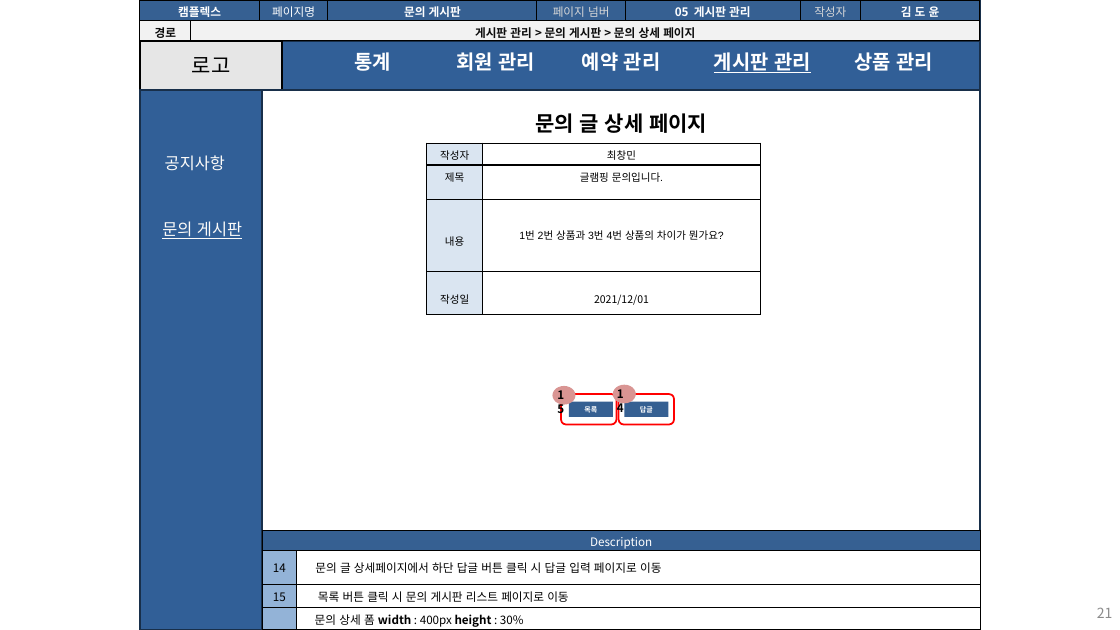
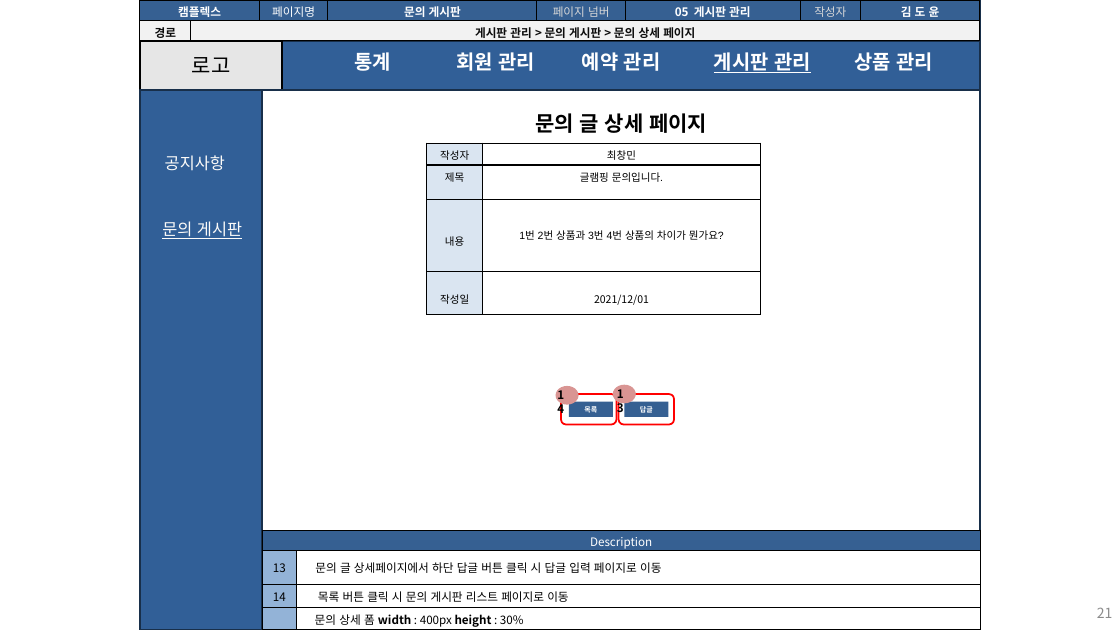
Before and after one commit to seoulsudal/CamFlexProject, a slide deck: slide 21 of 프로젝트 산출물/9. 스토리보드/캠플렉스 관리자_스토리보드.pptx. Drawn at 1120x630 pixels with LibreOffice and Linux fonts; fonts in the diff are those of the drawing. Boxes give left, top, right and bottom in pixels: in the first picture for what was removed or moved away, otherwise in the second. Text is boxed around its words. In the diff, an @@ line names an element or a change of style, - is before the commit and + after.

```diff
--- a/프로젝트 산출물/9. 스토리보드/캠플렉스 관리자_스토리보드.pptx
+++ b/프로젝트 산출물/9. 스토리보드/캠플렉스 관리자_스토리보드.pptx
@@ text "14": place and size @@
-text "14" at (273, 563, 286, 572)
+text "14" at (273, 592, 286, 601)
@@ table at (262, 530, 981, 630) @@
-row 2, column 1: 14
+row 2, column 1: 13
-row 3, column 1: 15
+row 3, column 1: 14
@@ text added at (273, 563, 286, 572), 10 pt, text #000000, bold @@
+13
@@ text removed at (273, 592, 286, 601) @@
-15
```
Also in this commit, not shown: 13 other slides changed, 11 other files.
